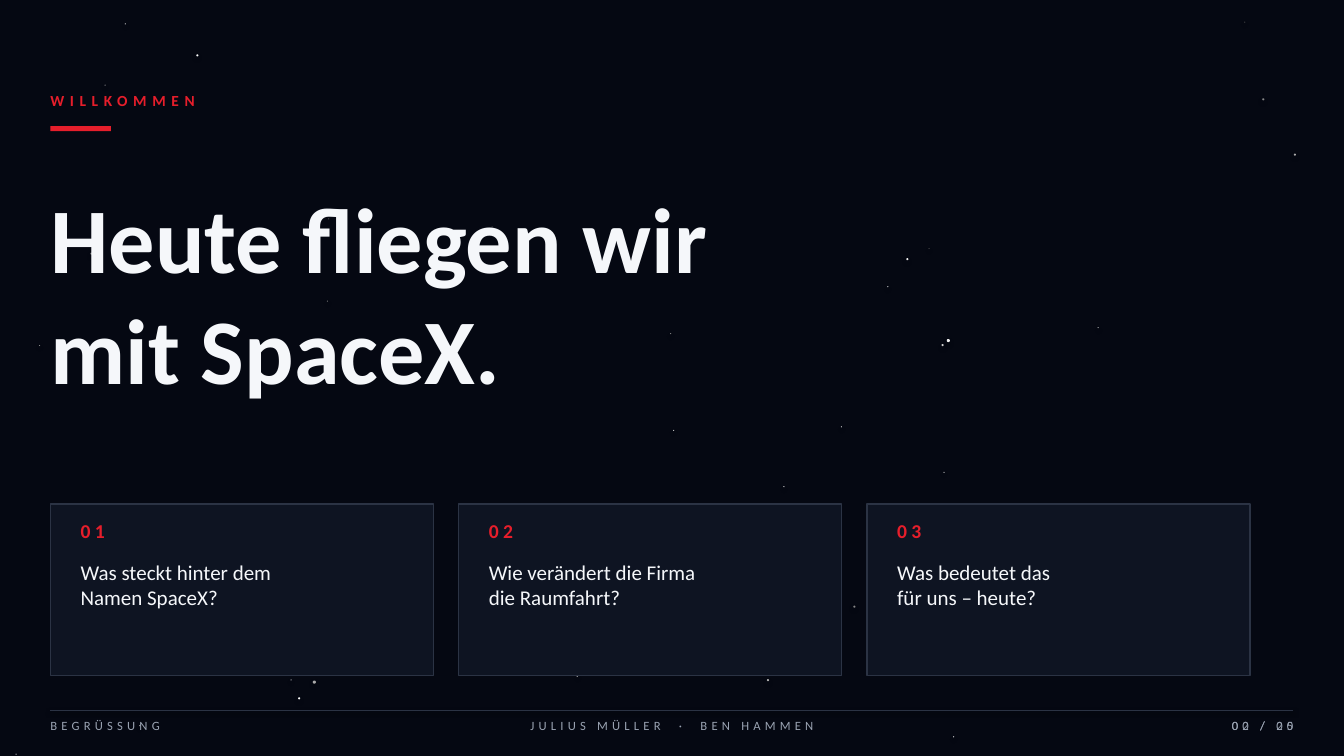
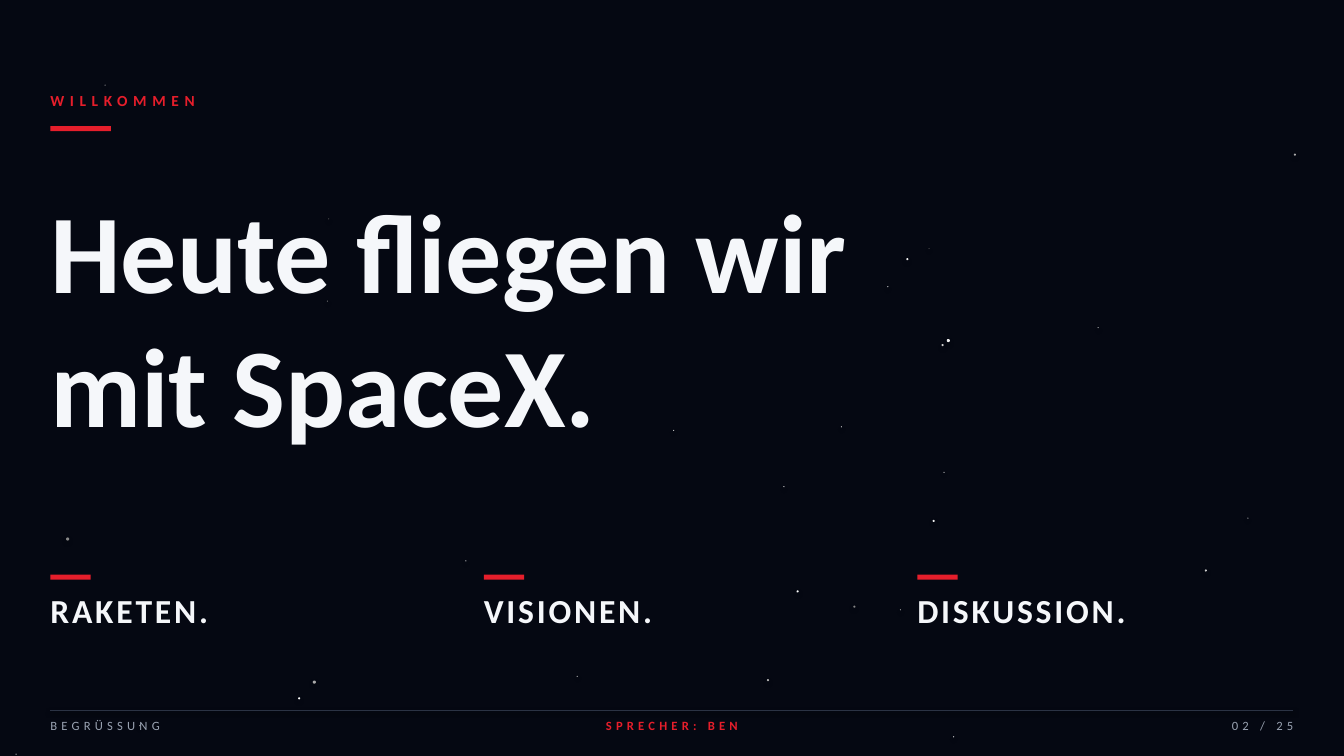
Before and after one commit to Benjibubu/Pr-si-Mathe-, a slide deck: slide 2 of SpaceX_Praesentation_Mueller_Hammen.pptx. Drawn at 1344x756 pixels with LibreOffice and Linux fonts; fonts in the diff are those of the drawing. Boxes give left, top, right and bottom in pixels: in the first picture for what was removed or moved away, otherwise in the second. Text is boxed around its words. In the diff, an @@ line names an element or a change of style, - is before the commit and + after.

Commit message:
v2: minimaler Text, grosse Bildplatzhalter, 3 Histogramme + Sprecherskripte
- Slides: weniger Text, mehr Stichpunkte, mehr Atem zum Reden
- Bildplatzhalter: gross, dezent gerastert, klar nummeriert (BILD 01-08),
  mit Beschreibung und Format-Hinweis (Hochformat / 16:9 etc.)
- 3 echte Balkendiagramme: Kosten/kg, Starlink-Wachstum, Starts/Jahr
- Datum-Chips ueber jedem Kapitel (Stand, Zeitraum)
- Footer zeigt jetzt Sprecher pro Folie (BEN / JULIUS / BEIDE)
- Ben.txt: vollstaendiges Sprechskript mit Cues und Uebergaben
- Julius.txt: ebenso, ergaenzend abgestimmt (gleicher Anteil)

```diff
--- a/SpaceX_Praesentation_Mueller_Hammen.pptx
+++ b/SpaceX_Praesentation_Mueller_Hammen.pptx
@@ ellipse removed at (x1=197, y1=54, x2=199, y2=56) @@
@@ text "Heute fliegen wir" at (x1=50, y1=214, x2=847, y2=445): size 66 to 80 pt @@
@@ ellipse removed at (x1=492, y1=227, x2=493, y2=228) @@
@@ ellipse removed at (x1=91, y1=253, x2=93, y2=255) @@
@@ rectangle removed at (x1=50, y1=504, x2=434, y2=676) @@
@@ rectangle removed at (x1=459, y1=504, x2=842, y2=676) @@
@@ rectangle removed at (x1=867, y1=504, x2=1250, y2=676) @@
@@ text removed at (x1=81, y1=525, x2=105, y2=538) @@
-01
@@ text removed at (x1=489, y1=525, x2=513, y2=538) @@
-02
@@ text removed at (x1=897, y1=525, x2=921, y2=538) @@
-03
@@ text removed at (x1=81, y1=565, x2=271, y2=609) @@
-Was steckt hinter dem
-Namen SpaceX?
@@ text removed at (x1=489, y1=565, x2=696, y2=605) @@
-Wie verändert die Firma
-die Raumfahrt?
@@ text removed at (x1=897, y1=565, x2=1050, y2=605) @@
-Was bedeutet das
-für uns – heute?
@@ rectangle added at (x1=50, y1=575, x2=91, y2=580), fill #E61E2B @@
@@ rectangle added at (x1=484, y1=575, x2=524, y2=580), fill #E61E2B @@
@@ rectangle added at (x1=918, y1=575, x2=958, y2=580), fill #E61E2B @@
@@ text added at (x1=50, y1=601, x2=208, y2=624), 24 pt, text #F5F7FA, bold @@
+RAKETEN.
@@ text added at (x1=484, y1=601, x2=652, y2=624), 24 pt, text #F5F7FA, bold @@
+VISIONEN.
@@ text added at (x1=917, y1=601, x2=1125, y2=624), 24 pt, text #F5F7FA, bold @@
+DISKUSSION.
@@ ellipse removed at (x1=782, y1=663, x2=783, y2=664) @@
@@ text at (x1=606, y1=721, x2=738, y2=730): text changed; text colour #9AA3B2 to #E61E2B; bold on @@
-JULIUS MÜLLER · BEN HAMMEN
+SPRECHER: BEN
@@ text removed at (x1=1232, y1=722, x2=1249, y2=730) @@
-00 / 00
```
Also in this commit, not shown: 22 other slides changed, 2 slides added, 2 slides removed, 3 other files.
